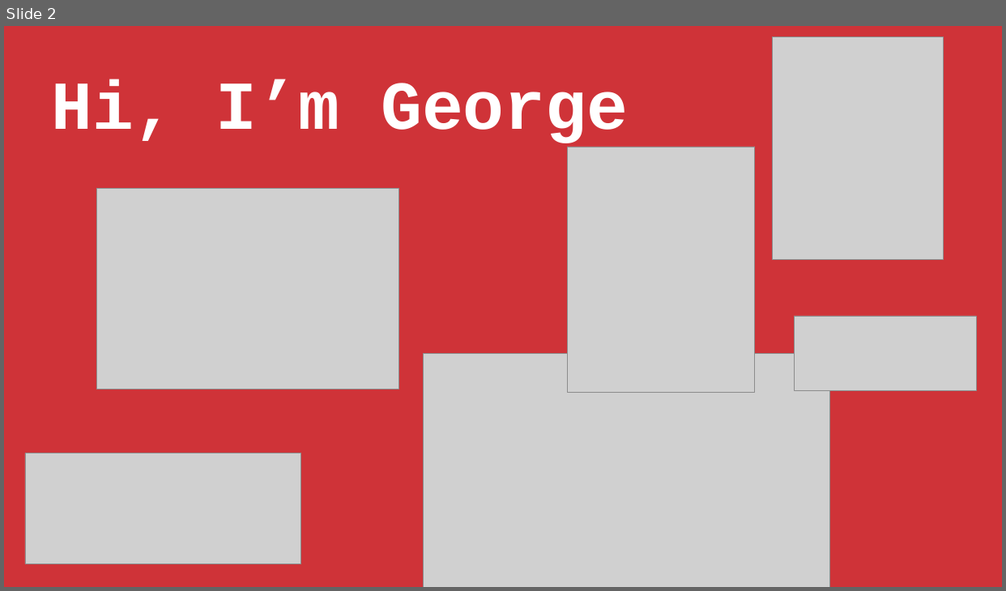
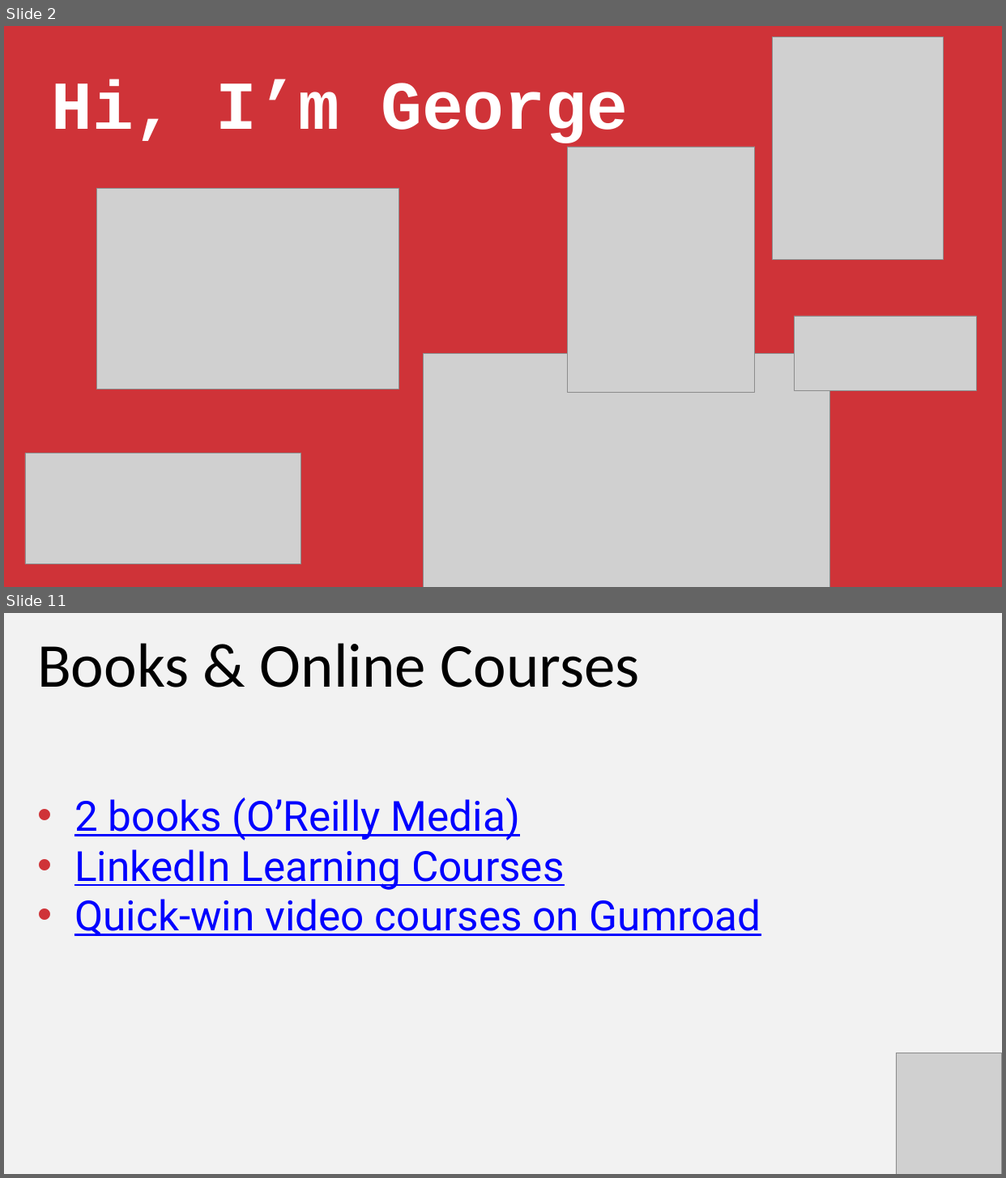
Before and after one commit to stringfestdata/modern-excel-demo-day, a slide deck: modern-excel-demo-day.pptx. Shown one above the other, each under a label of ours: slide 2 before the commit, slides 2 and 11 after it; the slides between them are not shown. The pictures are 1006x591 and 1006x1178 pixels, drawn with LibreOffice and Linux fonts; fonts in the diff are those of the drawing; grey boxes stand for pictures. Boxes give left, top, right and bottom in pixels: in the first picture for what was removed or moved away, otherwise in the second. Text is boxed around its words. In the diff, an @@ line names an element or a change of style, - is before the commit and + after.

```diff
--- a/modern-excel-demo-day.pptx
+++ b/modern-excel-demo-day.pptx
@@ slide 11 added at (x1=4, y1=613, x2=1002, y2=1174), background #F2F2F2 @@
@@ text added at (x1=37, y1=643, x2=640, y2=688), 90 pt, text #000000 @@
+Books & Online Courses
@@ text added at (x1=74, y1=798, x2=761, y2=936), 60 pt, text #0000FF, underline @@
+• 2 books (O’Reilly Media)
+• LinkedIn Learning Courses
+• Quick-win video courses on Gumroad
@@ picture added at (x1=896, y1=1053, x2=1001, y2=1174) @@
```
Also in this commit, not shown: 1 slide changed, 18 other slides added, 5 slides removed, 1 other file.
